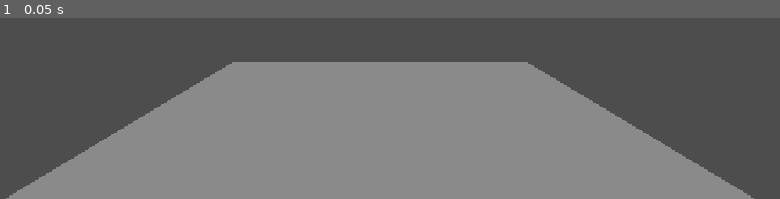
Above: before the commit, frame 1.
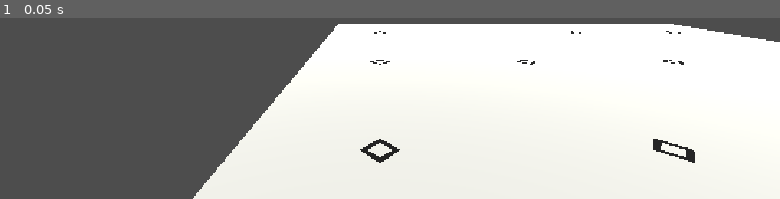
Above: after the commit, the same moment.

Repository: farms4life2016/this-game-is-np-complete
Game: Godot game, scene res://visuals/board.tscn
Same seed, same stepped clock (60 frames per second), same inputs: the game is played once before the commit and once after it. The project has no main scene, so this scene is started directly.
Inputs:
- Up to frame 1 (0.05 s): no input

The runs differ from the first frame. In frame 1, 76% of the frame differs, in the area x 0-100%, y 3-100%.

Commit message:
draw vertices and a tabletop

Diff:
--- /dev/null
+++ b/levels/levels.gd
@@ -0,0 +1,52 @@
+class_name Levels extends RefCounted
+
+static var lvl1json := {
+	"name": "Hello World",
+	"version": "ASCII schema v1.0",
+	"base": 4,
+	"height": 3,
+	"drift": "right",
+	"ascii": [
+		"X   O-E",
+		"|   | |",
+		"O-O-O-B",
+		"| | |  ",
+        "P-O-L  "
+	],
+	"definitions": {
+		"O": {
+			"item": "none",
+			"enemies": [],
+			"player": false,
+			"exit": false
+		},
+		"P": {
+			"player": true
+		},
+		"E": {
+			"exit": true
+		},
+		"B": {
+			"enemies": [
+				{
+					"type": "stationary",
+					"facing": "left"
+				},
+				{
+					"type": "sniper",
+					"facing": "up"
+				}
+			]
+		},
+		"L": {
+			"item": "left"
+		},
+		"X": {
+			"item": "zero"
+		}
+	}
+}
+
+static var lvl1 := Parser.parse_json(lvl1json)
+
+static var LEVELS := [lvl1]
--- a/logic/parser.gd
+++ b/logic/parser.gd
@@ -13,6 +13,9 @@
 	# parse the drift direction
 	var drift_dir: String = input_dict["drift"]
 	p.drift_direction = Consts.string2direction[drift_dir]
+
+	p.base = input_dict["base"]
+	p.height = input_dict["height"]
 
 	# assumption: the puzzle starts out in_progress state
 	p.status = PuzzleState.GameStatus.IN_PROGRESS
--- a/logic/puzzlestate.gd
+++ b/logic/puzzlestate.gd
@@ -1,4 +1,7 @@
 class_name PuzzleState extends Resource
+
+var base: int
+var height: int
 
 # sorted by uuid
 var vertices: Array[Vertex]
@@ -29,4 +32,6 @@
 	ans.drift_direction = drift_direction
 	ans.turn = turn
 	ans.status = status
+	ans.base = base
+	ans.height = height
 	return ans
--- /dev/null
+++ b/materials/gray.tres
@@ -0,0 +1,5 @@
+[gd_resource type="StandardMaterial3D" format=3 uid="uid://dkcgtn5wb7tqk"]
+
+[resource]
+cull_mode = 2
+albedo_color = Color(0.08468998, 0.08468991, 0.08468994, 1)
--- /dev/null
+++ b/materials/white.tres
@@ -0,0 +1,5 @@
+[gd_resource type="StandardMaterial3D" format=3 uid="uid://bhmb8gkhp6y4m"]
+
+[resource]
+cull_mode = 2
+albedo_color = Color(0.9892345, 0.98950094, 0.9603005, 1)
--- /dev/null
+++ b/visuals/board.gd
@@ -0,0 +1,41 @@
+extends Node3D
+
+@export var lvl_idx: int = 0
+
+var vertices: Array[Node3D]
+var edges: Array[Node3D]
+var enemies: Array[Node3D]
+var player: Node3D
+var tabletop: Node3D
+
+var initial: PuzzleState
+
+const tabletop_prefab := preload("res://visuals/tabletop.tscn")
+const vertex_prefab := preload("res://visuals/vertex.tscn")
+
+const SCALE_FACTOR := 5
+
+# Called when the node enters the scene tree for the first time.
+func _ready() -> void:
+
+	initial = Levels.LEVELS[lvl_idx]
+
+	# create the tabletop
+	tabletop = tabletop_prefab.instantiate()
+	tabletop.scale = Vector3(SCALE_FACTOR * initial.base, 1, SCALE_FACTOR * initial.height)
+	tabletop.position = SCALE_FACTOR * Vector3(initial.base / 2.0 - 0.5, 0, initial.height / -2.0 + 0.5)
+	add_child(tabletop)
+
+	for vv in initial.vertices:
+		var vertex: Node3D = vertex_prefab.instantiate()
+		vertex.position = SCALE_FACTOR * Vector3(vv.logical_location.x, 0, vv.logical_location.y)
+		print(vertex)
+		vertices.append(vertex)
+		add_child(vertex)
+
+	pass # Replace with function body.
+
+
+# Called every frame. 'delta' is the elapsed time since the previous frame.
+func _process(delta: float) -> void:
+	pass
--- a/visuals/board.tscn
+++ b/visuals/board.tscn
@@ -1,5 +1,6 @@
 [gd_scene format=3 uid="uid://bk4epuy7dgkuc"]
 
+[ext_resource type="Script" uid="uid://bnjri2pv8vmrx" path="res://visuals/board.gd" id="1_a3qr2"]
 [ext_resource type="Script" uid="uid://ceewfkkw5ko1u" path="res://visuals/free_cam.gd" id="1_l2q4b"]
 
 [sub_resource type="BoxShape3D" id="BoxShape3D_tgu70"]
@@ -8,9 +9,11 @@
 size = Vector3(10, 2, 10)
 
 [node name="Board" type="Node3D" unique_id=1679943365]
+script = ExtResource("1_a3qr2")
 
 [node name="Ground" type="StaticBody3D" parent="." unique_id=977790835]
 transform = Transform3D(1, 0, 0, 0, 1, 0, 0, 0, 1, 0, -1, 0)
+visible = false
 
 [node name="CollisionShape3D" type="CollisionShape3D" parent="Ground" unique_id=683518314]
 shape = SubResource("BoxShape3D_tgu70")
--- a/visuals/free_cam.gd
+++ b/visuals/free_cam.gd
@@ -3,7 +3,7 @@
 ## Hold RMB: look around + WASD (forward/back/strafe) + Q/E (down/up).
 ## Mouse wheel (while RMB held): change speed. Shift: boost.
 
-@export var move_speed: float = 8.0          # metres per second
+@export var move_speed: float = 8.0           # metres per second
 @export var mouse_sensitivity: float = 0.003  # radians per pixel
 
 var _yaw: float = 0.0
--- /dev/null
+++ b/visuals/tabletop.tscn
@@ -0,0 +1,12 @@
+[gd_scene format=3 uid="uid://c4sqfgjcq6nuy"]
+
+[ext_resource type="Material" uid="uid://bhmb8gkhp6y4m" path="res://materials/white.tres" id="1_j4st1"]
+
+[sub_resource type="PlaneMesh" id="PlaneMesh_tgu70"]
+material = ExtResource("1_j4st1")
+size = Vector2(1, 1)
+
+[node name="Tabletop" type="Node3D" unique_id=945668598]
+
+[node name="MeshInstance3D" type="MeshInstance3D" parent="." unique_id=1585161143]
+mesh = SubResource("PlaneMesh_tgu70")
--- /dev/null
+++ b/visuals/vertex.tscn
@@ -0,0 +1,22 @@
+[gd_scene format=3 uid="uid://dqvtsmvo8dh6m"]
+
+[ext_resource type="Material" uid="uid://dkcgtn5wb7tqk" path="res://materials/gray.tres" id="1_25mle"]
+[ext_resource type="Material" uid="uid://bhmb8gkhp6y4m" path="res://materials/white.tres" id="2_hjw7r"]
+
+[sub_resource type="PlaneMesh" id="PlaneMesh_tgu70"]
+material = ExtResource("1_25mle")
+size = Vector2(0.5, 0.5)
+
+[sub_resource type="PlaneMesh" id="PlaneMesh_2qcbj"]
+material = ExtResource("2_hjw7r")
+size = Vector2(0.3, 0.3)
+
+[node name="Vertex" type="Node3D" unique_id=2008759329]
+
+[node name="Outline" type="MeshInstance3D" parent="." unique_id=1927976380]
+transform = Transform3D(0.70710677, 0, 0.70710677, 0, 1, 0, -0.70710677, 0, 0.70710677, 0, 0.001, 0)
+mesh = SubResource("PlaneMesh_tgu70")
+
+[node name="MeshInstance3D" type="MeshInstance3D" parent="." unique_id=1585397895]
+transform = Transform3D(0.70710677, 0, 0.70710677, 0, 1, 0, -0.70710677, 0, 0.70710677, 0, 0.002, 0)
+mesh = SubResource("PlaneMesh_2qcbj")
Not shown, added: levels/levels.gd.uid
Not shown, added: visuals/board.gd.uid
